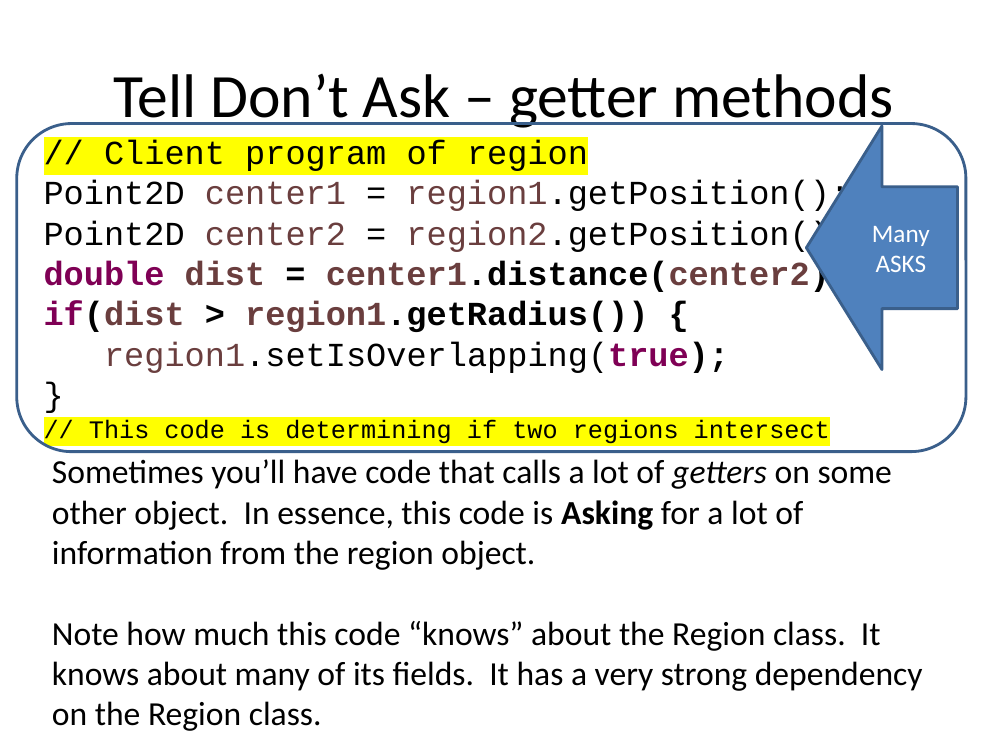
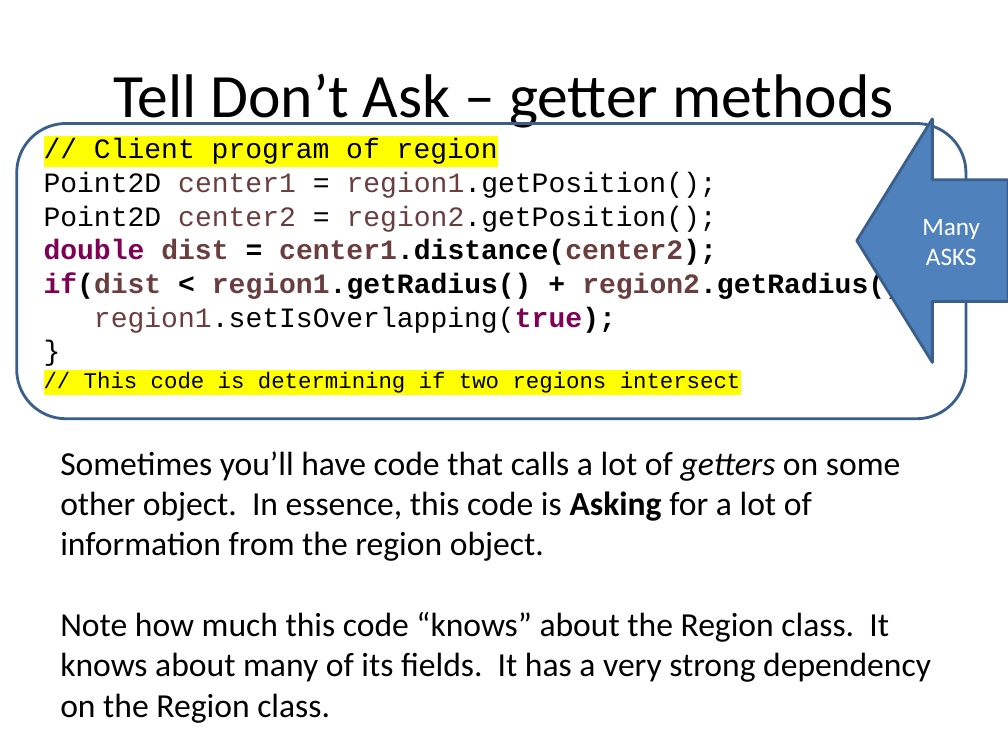
Before and after one commit to RHIT-CSSE/csse220, a slide deck: slide 4 of ClassMaterials/CohesionAndCoupling/Slides/Part2-OOD-DP4-TellDoNotAsk.pptx. Drawn at 1008x756 pixels with LibreOffice and Linux fonts; fonts in the diff are those of the drawing. Boxes give left, top, right and bottom in pixels: in the first picture for what was removed or moved away, otherwise in the second. Text is boxed around its words. In the diff, an @@ line names an element or a change of style, - is before the commit and + after.

```diff
--- a/ClassMaterials/CohesionAndCoupling/Slides/Part2-OOD-DP4-TellDoNotAsk.pptx
+++ b/ClassMaterials/CohesionAndCoupling/Slides/Part2-OOD-DP4-TellDoNotAsk.pptx
@@ left arrow "Many ASKS": place and size @@
-left arrow "Many ASKS" at bbox=[806, 126, 958, 370]
+left arrow "Many ASKS" at bbox=[857, 119, 1008, 363]
@@ rounded rectangle: place and size @@
-rounded rectangle at bbox=[17, 124, 967, 453]
+rounded rectangle at bbox=[17, 124, 967, 419]
@@ text at bbox=[44, 139, 741, 393]: size 24 to 20 pt in "// Client program of region", "Point2D center1 = region1.getPosition();", "Point2D center2 = region2.getPosition();", "double dist = center1.distance(center2);" and 2 more places; size 18 to 16 pt in "// This code is determining if two ..." @@
@@ text at bbox=[44, 273, 918, 301]: text changed; size 24 to 20 pt @@
-if(dist > region1.getRadius()) {
+if(dist < region1.getRadius() + region2.getRadius()) {
@@ text "Sometimes you’ll have code that ...": place and size @@
-text "Sometimes you’ll have code that ..." at bbox=[52, 459, 923, 731]
+text "Sometimes you’ll have code that ..." at bbox=[60, 451, 931, 723]
```
Also in this commit, not shown: 7 other slides changed, 4 slides added, 2 slides removed.
